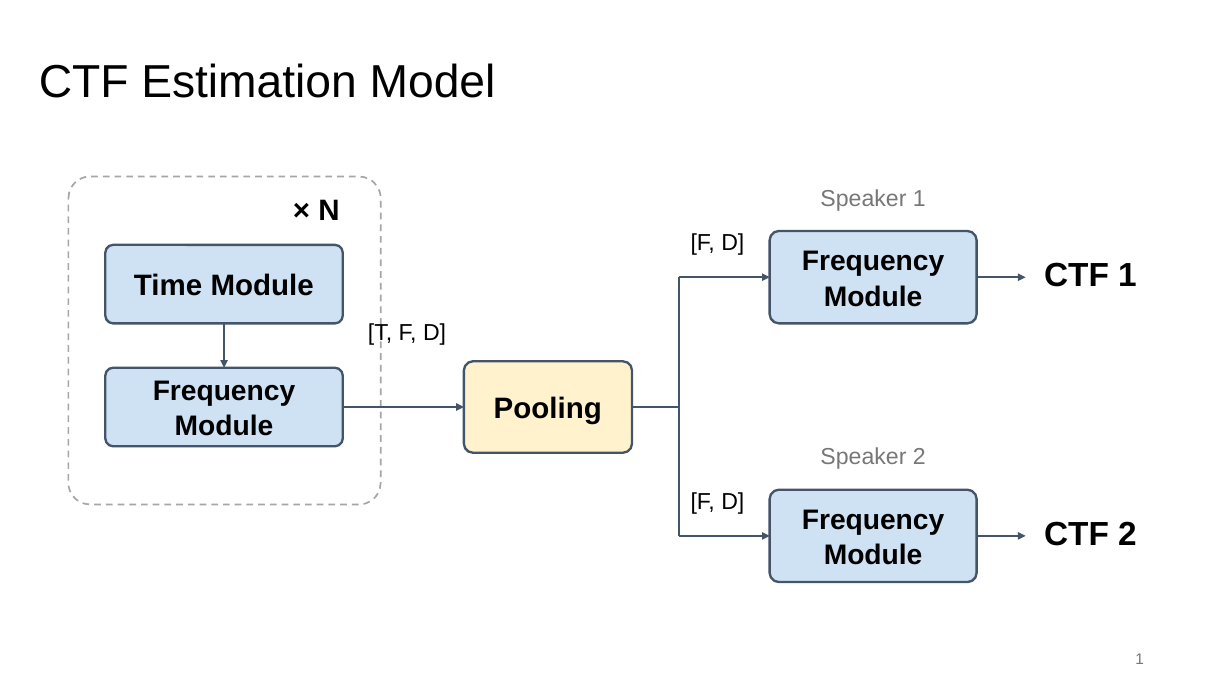
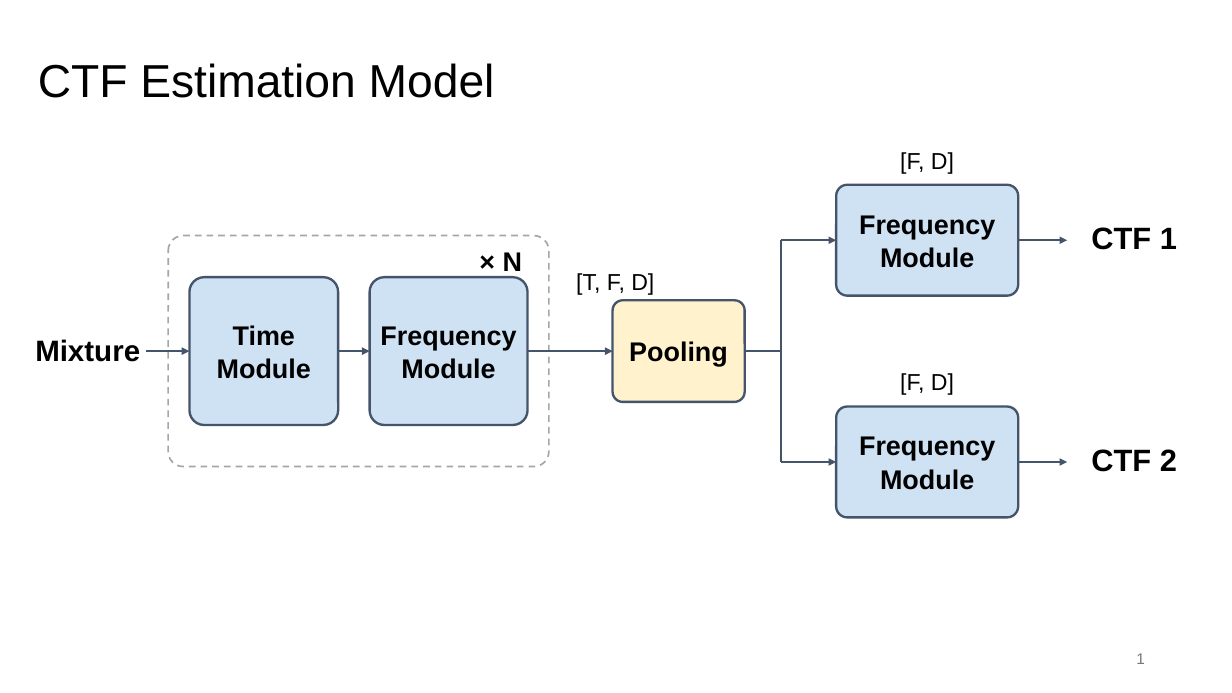
Before and after one commit to Nitsu22/espnet, a slide deck: slide 1 of reports/20261016_ctf_model/ctf_estimation_model.pptx. Drawn at 1232x693 pixels with LibreOffice and Linux fonts; fonts in the diff are those of the drawing. Boxes give left, top, right and bottom in pixels: in the first picture for what was removed or moved away, otherwise in the second. Text is boxed around its words. In the diff, an @@ line names an element or a change of style, - is before the commit and + after.

Commit message:
Arrange CTF architecture horizontally and add Mixture input

```diff
--- a/reports/20261016_ctf_model/ctf_estimation_model.pptx
+++ b/reports/20261016_ctf_model/ctf_estimation_model.pptx
@@ text "[F, D]": place and size @@
-text "[F, D]" at <box>691,233,744,255</box>
+text "[F, D]" at <box>900,152,954,174</box>
@@ text removed at <box>820,189,926,211</box> @@
-Speaker 1
@@ rounded rectangle "Frequency": place and size @@
-rounded rectangle "Frequency" at <box>770,231,977,323</box>
+rounded rectangle "Frequency" at <box>836,185,1019,296</box>
@@ rounded rectangle: place and size @@
-rounded rectangle at <box>68,177,381,505</box>
+rounded rectangle at <box>168,236,549,467</box>
@@ rounded rectangle at <box>168,236,549,467</box>: proportions changed @@
@@ text "CTF 1" at <box>1091,227,1177,250</box>: size 26 to 24 pt; alignment left to centre @@
@@ text "CTF 1": place and size @@
-text "CTF 1" at <box>1044,262,1137,287</box>
+text "CTF 1" at <box>1091,227,1177,250</box>
@@ text "× N": place and size @@
-text "× N" at <box>318,199,339,220</box>
+text "× N" at <box>503,252,522,271</box>
@@ text "× N" at <box>503,252,522,271</box>: size 23 to 21 pt; alignment left to centre @@
@@ text "[T, F, D]": place and size @@
-text "[T, F, D]" at <box>368,322,446,346</box>
+text "[T, F, D]" at <box>576,273,654,295</box>
@@ line moved from (679, 277) - (679, 536) to (781, 240) - (781, 462) @@
@@ arrow added from (781, 240) to (836, 240), #44546A 1.8 pt @@
@@ arrow moved from (977, 277) - (1026, 277) to (1019, 240) - (1067, 240) @@
@@ rounded rectangle "Time": place and size @@
-rounded rectangle "Time" at <box>105,245,343,323</box>
+rounded rectangle "Time" at <box>189,277,338,425</box>
@@ size 22 to 21 pt in 3 elements at <box>836,407,1019,518</box>, <box>836,185,1019,296</box>, <box>370,277,528,425</box> @@
@@ rounded rectangle "Frequency": place and size @@
-rounded rectangle "Frequency" at <box>105,368,343,446</box>
+rounded rectangle "Frequency" at <box>370,277,528,425</box>
@@ text in rounded rectangle at <box>217,325,311,379</box>: text changed; size 23 to 21 pt @@
-Time Module
+Time
+Module
@@ rounded rectangle "Pooling": place and size @@
-rounded rectangle "Pooling" at <box>464,361,632,453</box>
+rounded rectangle "Pooling" at <box>613,300,745,402</box>
@@ rounded rectangle "Pooling" at <box>613,300,745,402</box>: size 23 to 21 pt @@
@@ text added at <box>35,339,140,362</box>, 23 pt, text #000000, bold @@
+Mixture
@@ arrow moved from (224, 323) - (224, 368) to (146, 351) - (189, 351) @@
@@ arrow moved from (343, 408) - (464, 408) to (338, 351) - (370, 351) @@
@@ arrow moved from (679, 536) - (770, 536) to (528, 351) - (613, 351) @@
@@ arrow moved from (679, 277) - (770, 277) to (745, 351) - (781, 351) @@
@@ arrow (745, 351) - (781, 351): arrow to line @@
@@ text "[F, D]": place and size @@
-text "[F, D]" at <box>691,492,744,514</box>
+text "[F, D]" at <box>900,373,954,395</box>
@@ rounded rectangle "Frequency": place and size @@
-rounded rectangle "Frequency" at <box>770,490,977,582</box>
+rounded rectangle "Frequency" at <box>836,407,1019,518</box>
@@ text removed at <box>820,447,926,469</box> @@
-Speaker 2
@@ text "CTF 2": place and size @@
-text "CTF 2" at <box>1044,521,1137,546</box>
+text "CTF 2" at <box>1091,449,1177,472</box>
@@ text "CTF 2" at <box>1091,449,1177,472</box>: size 26 to 24 pt; alignment left to centre @@
@@ line moved from (632, 408) - (679, 408) to (781, 462) - (836, 462) @@
@@ line (781, 462) - (836, 462): line to arrow @@
@@ arrow moved from (977, 536) - (1026, 536) to (1019, 462) - (1067, 462) @@
```
Also in this commit, not shown: 3 other files.
